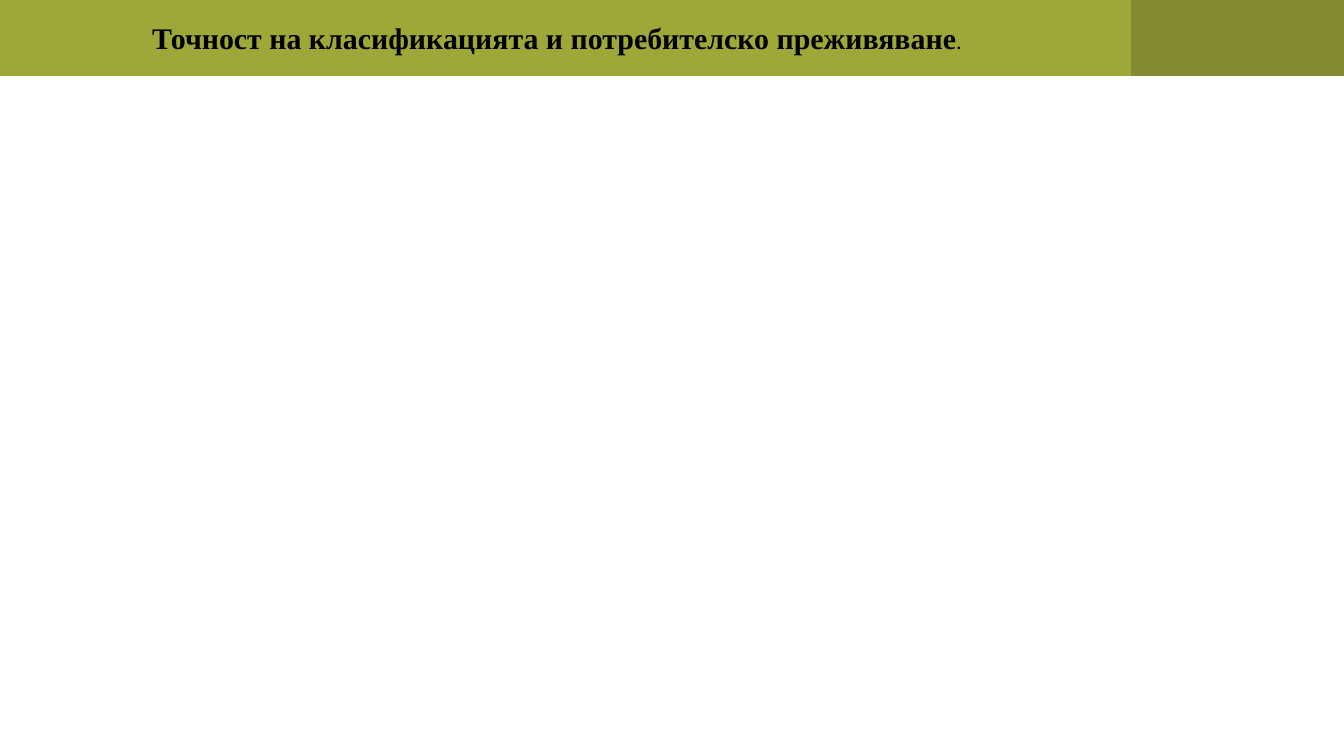
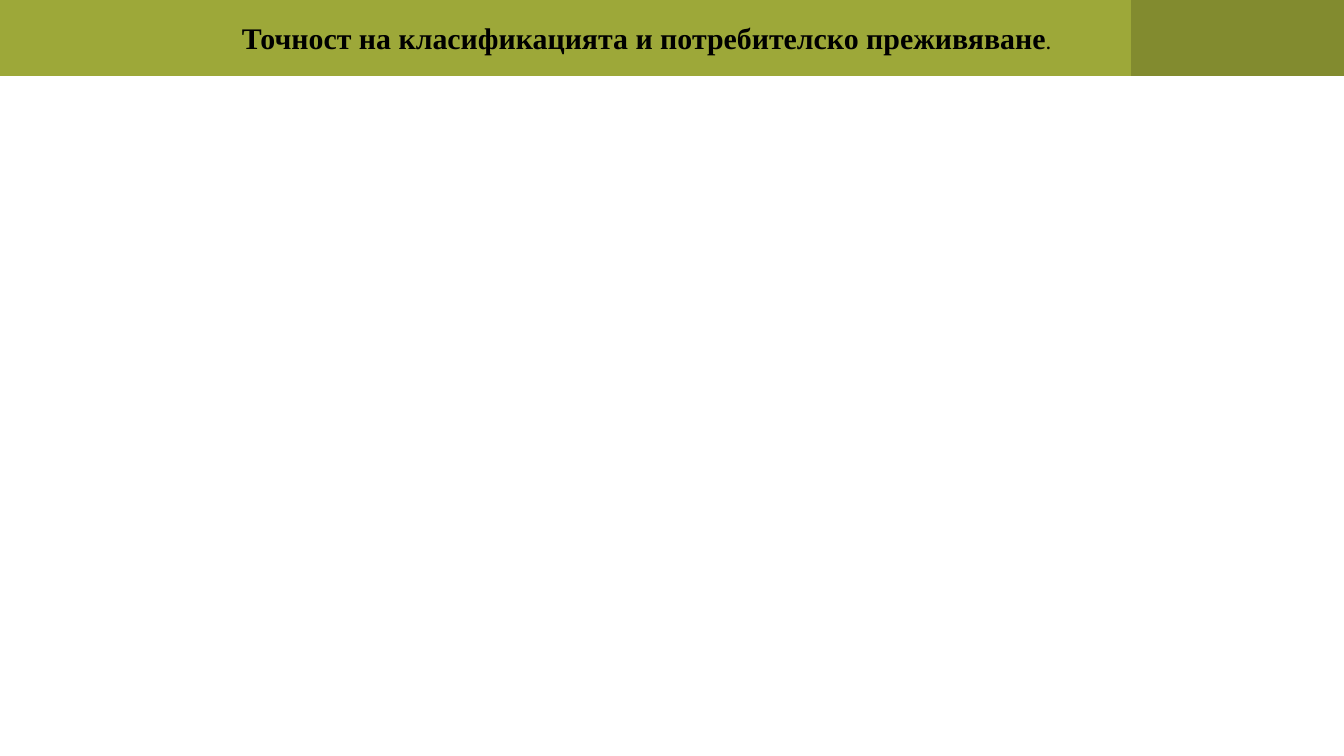
Before and after one commit to pgee-dzi2024/ThemePP_2602, a slide deck: slide 8 of DR/презентация.pptx. Drawn at 1344x756 pixels with LibreOffice and Linux fonts; fonts in the diff are those of the drawing. Boxes give left, top, right and bottom in pixels: in the first picture for what was removed or moved away, otherwise in the second. Text is boxed around its words. In the diff, an @@ line names an element or a change of style, - is before the commit and + after.

```diff
--- a/DR/презентация.pptx
+++ b/DR/презентация.pptx
@@ text "Точност на класификацията и потребителско ...": place and size @@
-text "Точност на класификацията и потребителско ..." at (152,27,956,55)
+text "Точност на класификацията и потребителско ..." at (242,27,1045,55)
```
Also in this commit, not shown: 6 other slides changed, 1 other file.
